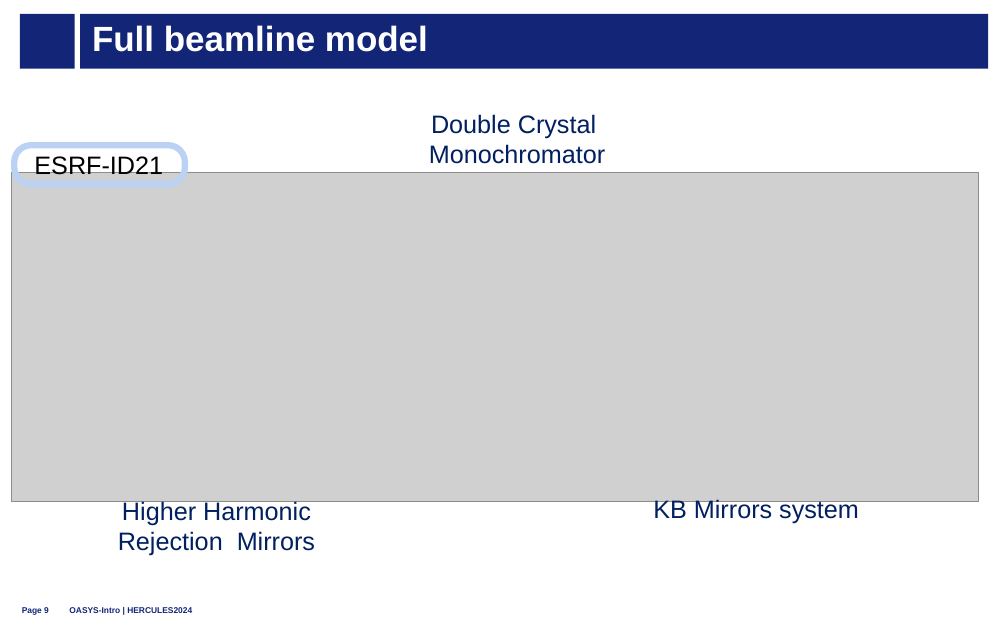
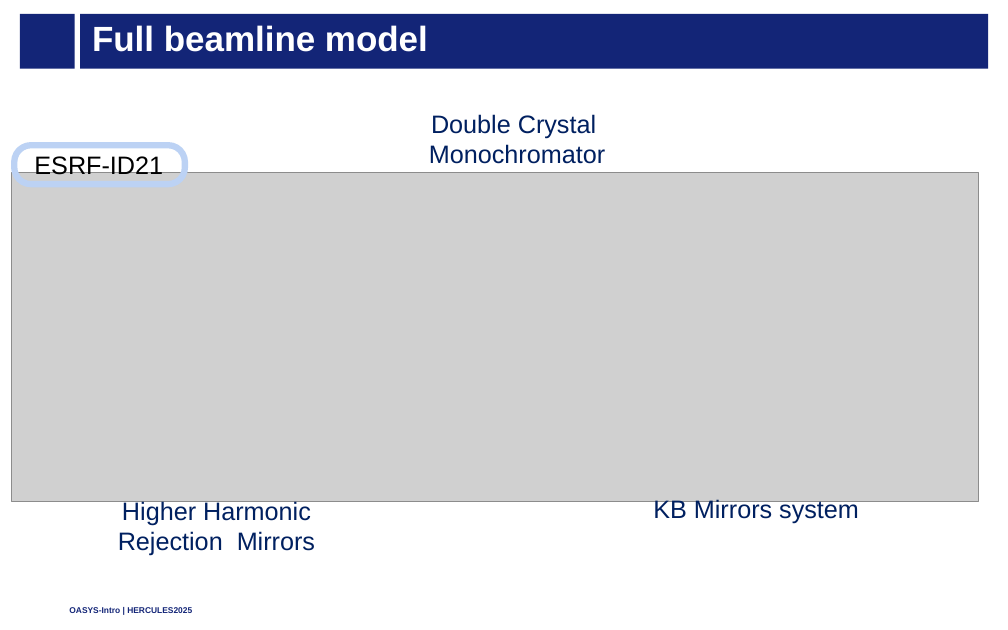
Before and after one commit to oasys-esrf-kit/oasys_hercules_2025, a slide deck: slide 9 of hercules2025_A_intro.pptx. Drawn at 1008x630 pixels with LibreOffice and Linux fonts; fonts in the diff are those of the drawing; grey boxes stand for pictures; background and template pictures are left out. Boxes give left, top, right and bottom in pixels: in the first picture for what was removed or moved away, otherwise in the second. Text is boxed around its words. In the diff, an @@ line names an element or a change of style, - is before the commit and + after.

```diff
--- a/hercules2025_A_intro.pptx
+++ b/hercules2025_A_intro.pptx
@@ page number removed at [22,607,49,615] @@
-Page 9
```
Also in this commit, not shown: 14 other slides changed, 7 other files.
